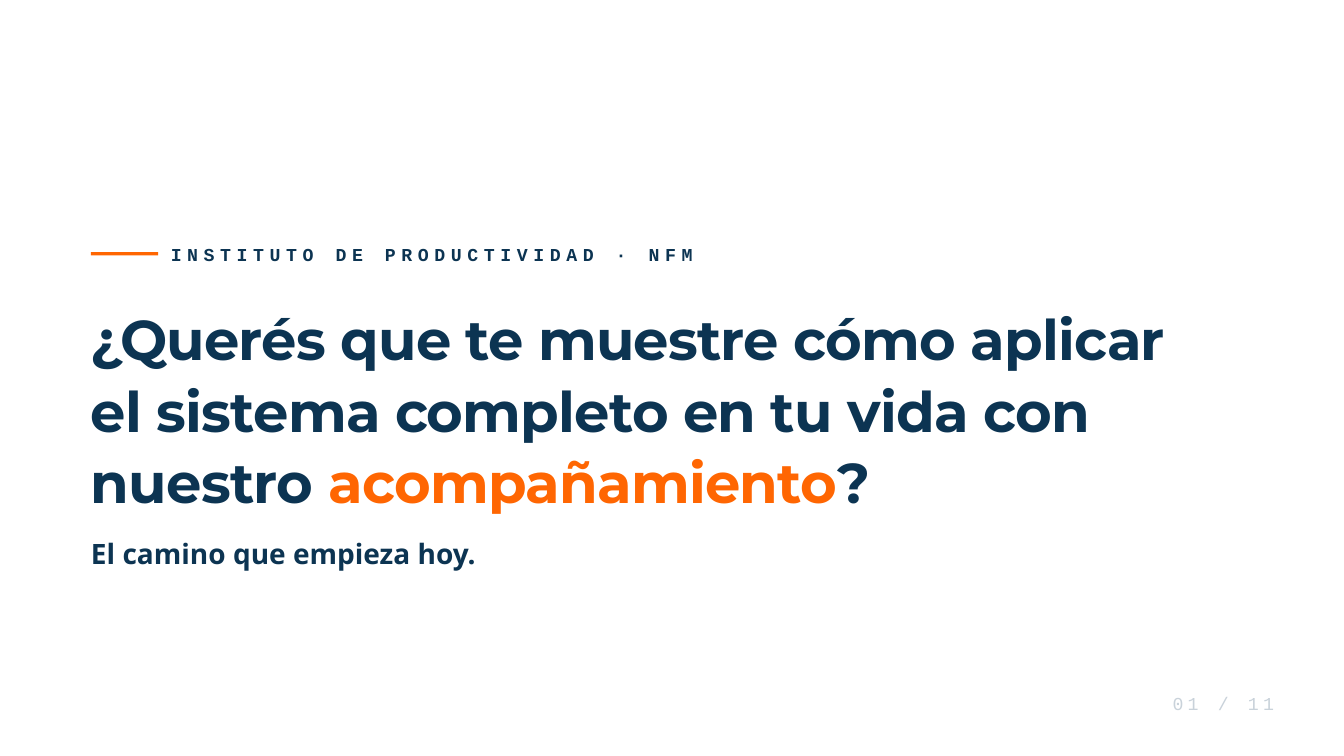
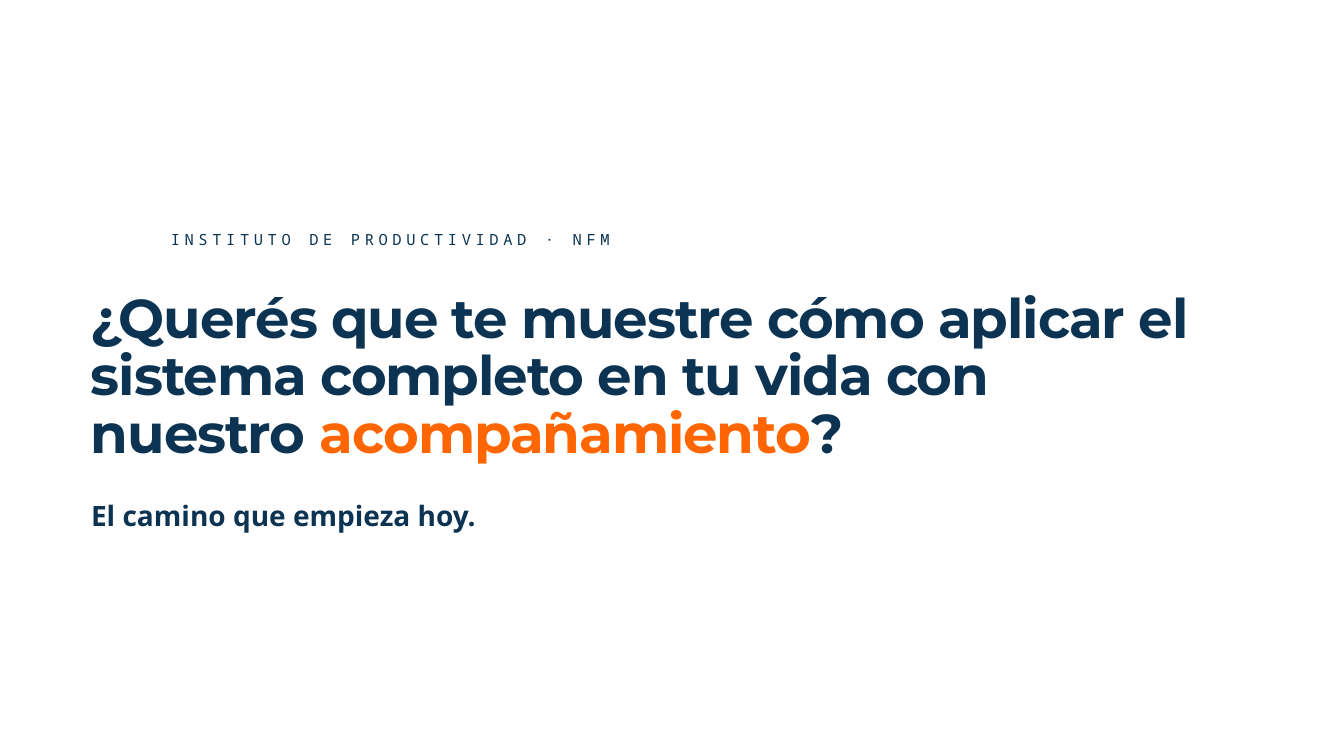
Before and after one commit to rolandopaypal9823/detodo, a slide deck: slide 1 of deck-1pct/export/El-mapa-del-1-pct-EDITABLE.pptx. Drawn at 1344x756 pixels with LibreOffice and Linux fonts; fonts in the diff are those of the drawing; background and template pictures are left out. Boxes give left, top, right and bottom in pixels: in the first picture for what was removed or moved away, otherwise in the second. Text is boxed around its words. In the diff, an @@ line names an element or a change of style, - is before the commit and + after.

```diff
--- a/deck-1pct/export/El-mapa-del-1-pct-EDITABLE.pptx
+++ b/deck-1pct/export/El-mapa-del-1-pct-EDITABLE.pptx
@@ text "INSTITUTO DE PRODUCTIVIDAD · NFM": place and size @@
-text "INSTITUTO DE PRODUCTIVIDAD · NFM" at box(171, 249, 693, 261)
+text "INSTITUTO DE PRODUCTIVIDAD · NFM" at box(171, 234, 610, 245)
@@ text "INSTITUTO DE PRODUCTIVIDAD · NFM" at box(171, 234, 610, 245): size 13 to 11 pt, font Courier New to Noto Sans Mono, letter spacing 4 to 3.3 pt, bold off; line spacing 1 to 14.3pt; vertical alignment middle to top @@
@@ rectangle removed at box(91, 252, 158, 256) @@
@@ text "¿Querés que te muestre cómo ...": place and size @@
-text "¿Querés que te muestre cómo ..." at box(91, 316, 1165, 514)
+text "¿Querés que te muestre cómo ..." at box(91, 295, 1189, 464)
@@ text "¿Querés que te muestre cómo ..." at box(91, 295, 1189, 464): size 40 to 39 pt, letter spacing -0.5 to -0.8 pt; line spacing 1.06 to 41.3pt @@
@@ text "El camino que empieza hoy.": place and size @@
-text "El camino que empieza hoy." at box(91, 542, 476, 571)
+text "El camino que empieza hoy." at box(91, 504, 476, 533)
@@ text "El camino que empieza hoy." at box(91, 504, 476, 533): line spacing 1 to 26pt; vertical alignment middle to top @@
@@ text removed at box(1173, 698, 1274, 710) @@
-01 / 11
```
Also in this commit, not shown: 9 other slides changed, 1 slide added, 1 slide removed, 7 other files.
